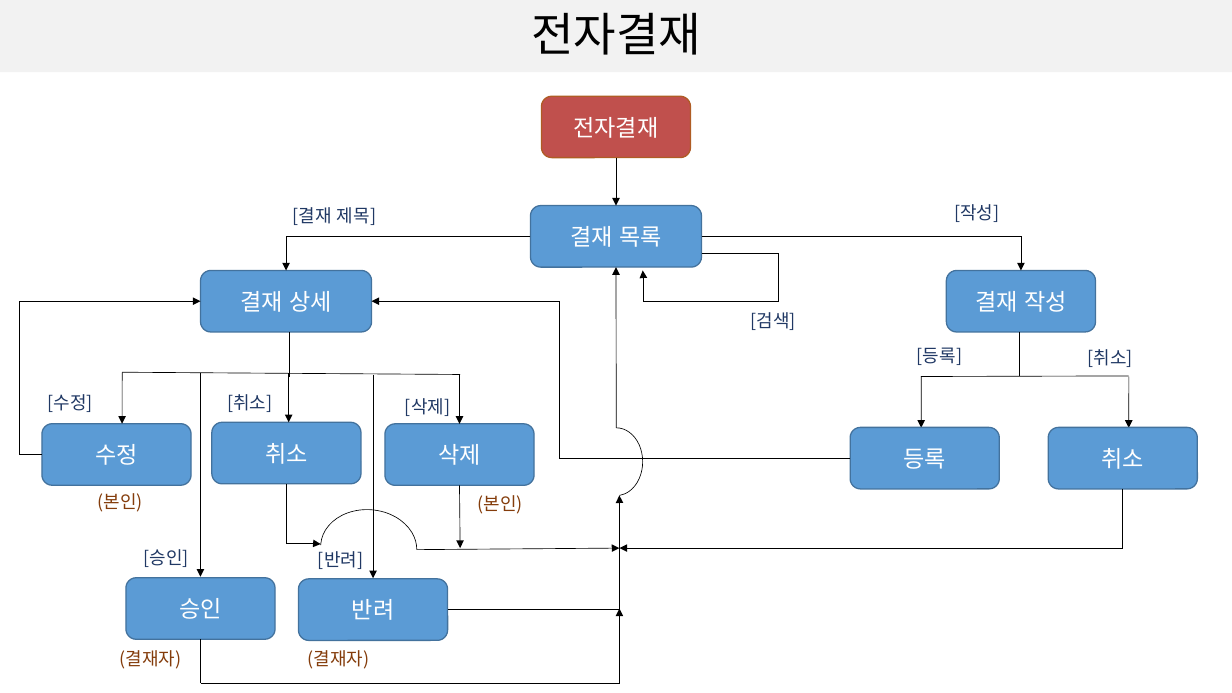
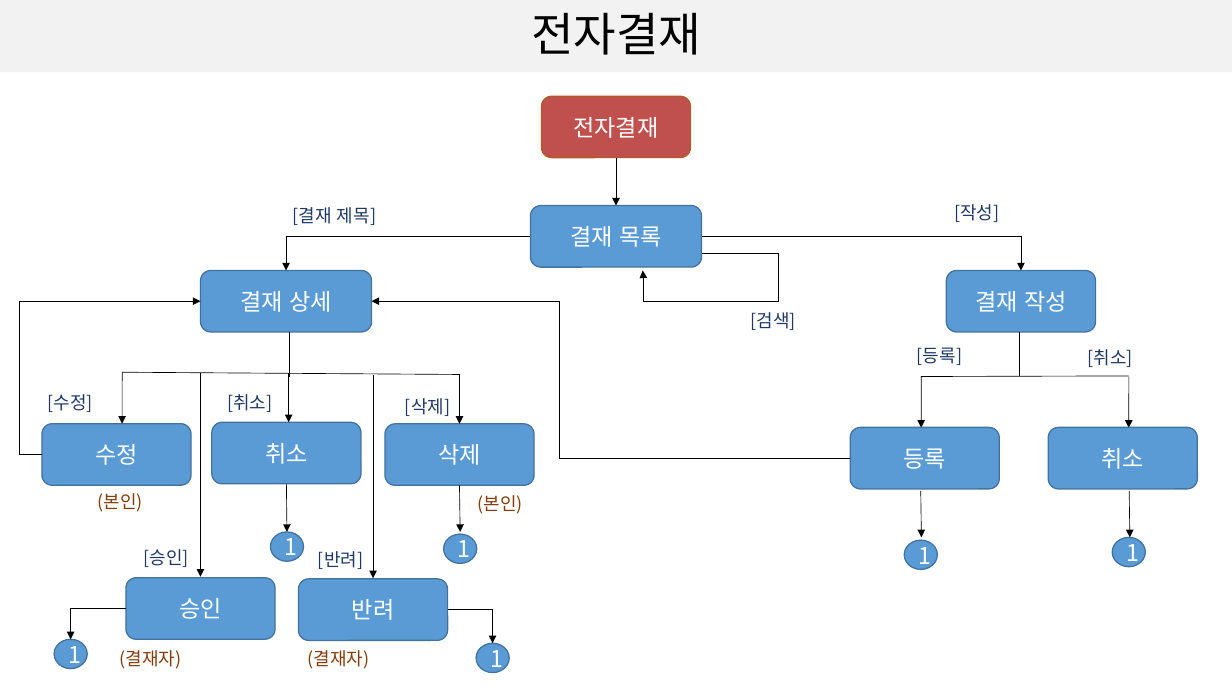
Before and after one commit to soulluna/-6th-_cosmo_1th_group, a slide deck: slide 3 of 작업완료포트폴리오/9. 화면흐름도/[6기]1조_화면흐름도_V1.0.pptx. Drawn at 1232x693 pixels with LibreOffice and Linux fonts; fonts in the diff are those of the drawing. Boxes give left, top, right and bottom in pixels: in the first picture for what was removed or moved away, otherwise in the second. Text is boxed around its words. In the diff, an @@ line names an element or a change of style, - is before the commit and + after.

```diff
--- a/작업완료포트폴리오/9. 화면흐름도/[6기]1조_화면흐름도_V1.0.pptx
+++ b/작업완료포트폴리오/9. 화면흐름도/[6기]1조_화면흐름도_V1.0.pptx
@@ arrow removed from (616, 428) to (616, 267) @@
@@ arc (boxed as its full ellipse) removed at bbox=[590, 428, 642, 495] @@
@@ elbow arrow removed from (287, 484) to (321, 544) @@
@@ arrow added from (287, 484) to (287, 532), #000000 0.5 pt @@
@@ arc (boxed as its full ellipse) removed at bbox=[318, 506, 420, 590] @@
@@ elbow arrow removed from (447, 610) to (619, 495) @@
@@ arrow moved from (459, 485) - (460, 548) to (459, 485) - (460, 532) @@
@@ elbow arrow removed from (1123, 489) to (619, 548) @@
@@ line moved from (201, 640) - (201, 684) to (921, 491) - (921, 538) @@
@@ line (921, 491) - (921, 538): line to arrow @@
@@ arrow added from (1129, 491) to (1130, 538), #000000 0.5 pt @@
@@ ellipse added at bbox=[271, 532, 304, 562], fill #5B9BD5, outline #43739E 1 pt, 18 pt, text #FFFFFF @@
+1
@@ ellipse added at bbox=[444, 534, 477, 564], fill #5B9BD5, outline #43739E 1 pt, 18 pt, text #FFFFFF @@
+1
@@ ellipse added at bbox=[1113, 538, 1146, 567], fill #5B9BD5, outline #43739E 1 pt, 18 pt, text #FFFFFF @@
+1
@@ arrow removed from (417, 550) to (619, 548) @@
@@ ellipse added at bbox=[905, 541, 938, 570], fill #5B9BD5, outline #43739E 1 pt, 18 pt, text #FFFFFF @@
+1
@@ elbow arrow added from (126, 609) to (70, 640), #000000 0.5 pt @@
@@ elbow arrow moved from (201, 684) - (619, 609) to (447, 610) - (493, 643) @@
@@ ellipse added at bbox=[55, 640, 88, 669], fill #5B9BD5, outline #43739E 1 pt, 18 pt, text #FFFFFF @@
+1
@@ ellipse added at bbox=[476, 643, 509, 673], fill #5B9BD5, outline #43739E 1 pt, 18 pt, text #FFFFFF @@
+1
```
Also in this commit, not shown: 2 other slides changed, 2 other files.
